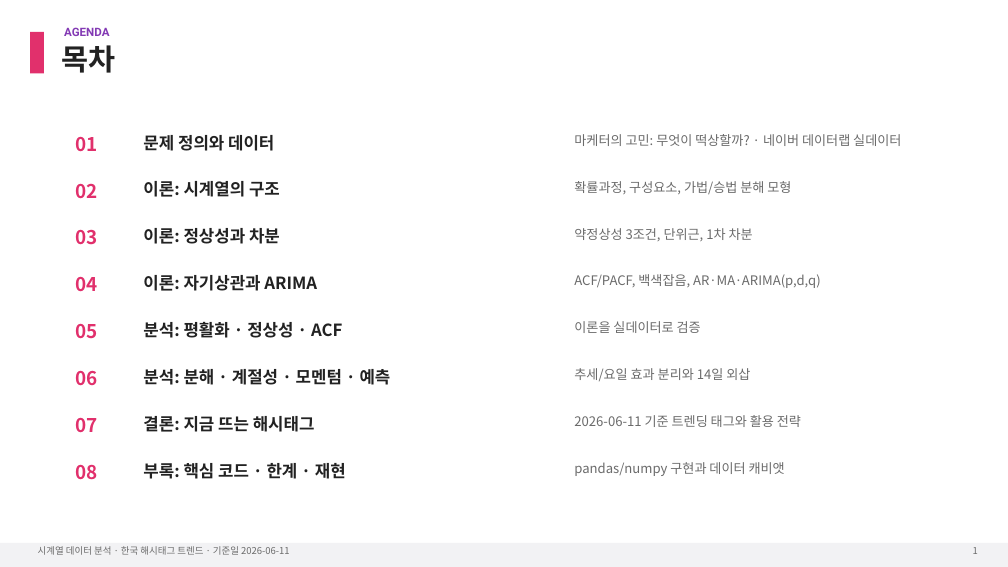
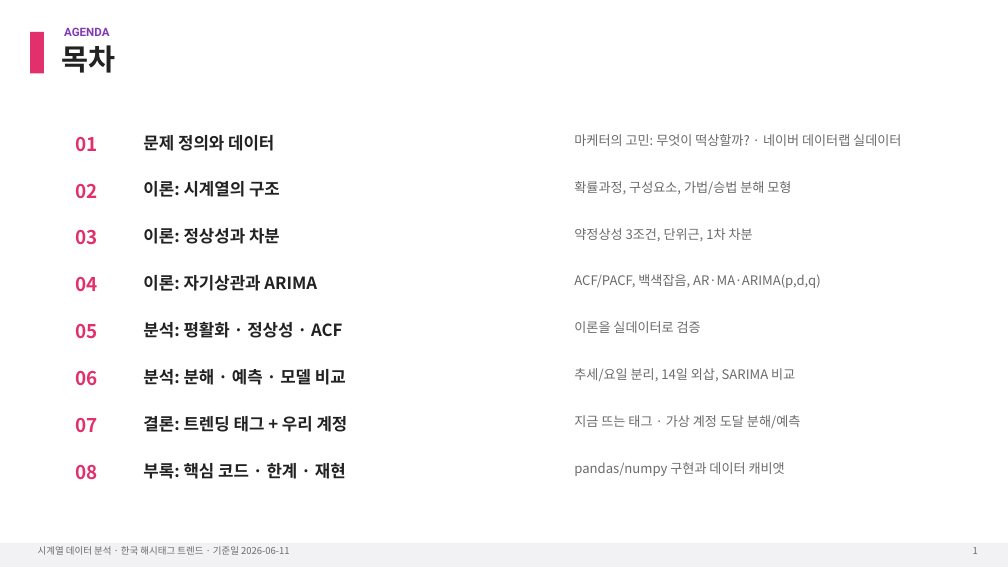
Before and after one commit to iluv4/insta_trend, a slide deck: slide 2 of presentation/insta_trend_timeseries.pptx. Drawn at 1008x567 pixels with LibreOffice and Linux fonts; fonts in the diff are those of the drawing. Boxes give left, top, right and bottom in pixels: in the first picture for what was removed or moved away, otherwise in the second. Text is boxed around its words. In the diff, an @@ line names an element or a change of style, - is before the commit and + after.

```diff
--- a/presentation/insta_trend_timeseries.pptx
+++ b/presentation/insta_trend_timeseries.pptx
@@ text at [143,369,346,385]: text changed @@
-분석: 분해 · 계절성 · 모멘텀 · 예측
+분석: 분해 · 예측 · 모델 비교
@@ text at [574,368,795,381]: text changed @@
-추세/요일 효과 분리와 14일 외삽
+추세/요일 분리, 14일 외삽, SARIMA 비교
@@ text at [143,416,348,432]: text changed @@
-결론: 지금 뜨는 해시태그
+결론: 트렌딩 태그 + 우리 계정
@@ text at [574,415,800,429]: text changed @@
-2026-06-11 기준 트렌딩 태그와 활용 전략
+지금 뜨는 태그 · 가상 계정 도달 분해/예측
```
Also in this commit, not shown: 5 other slides changed, 3 slides added, 8 other files.
